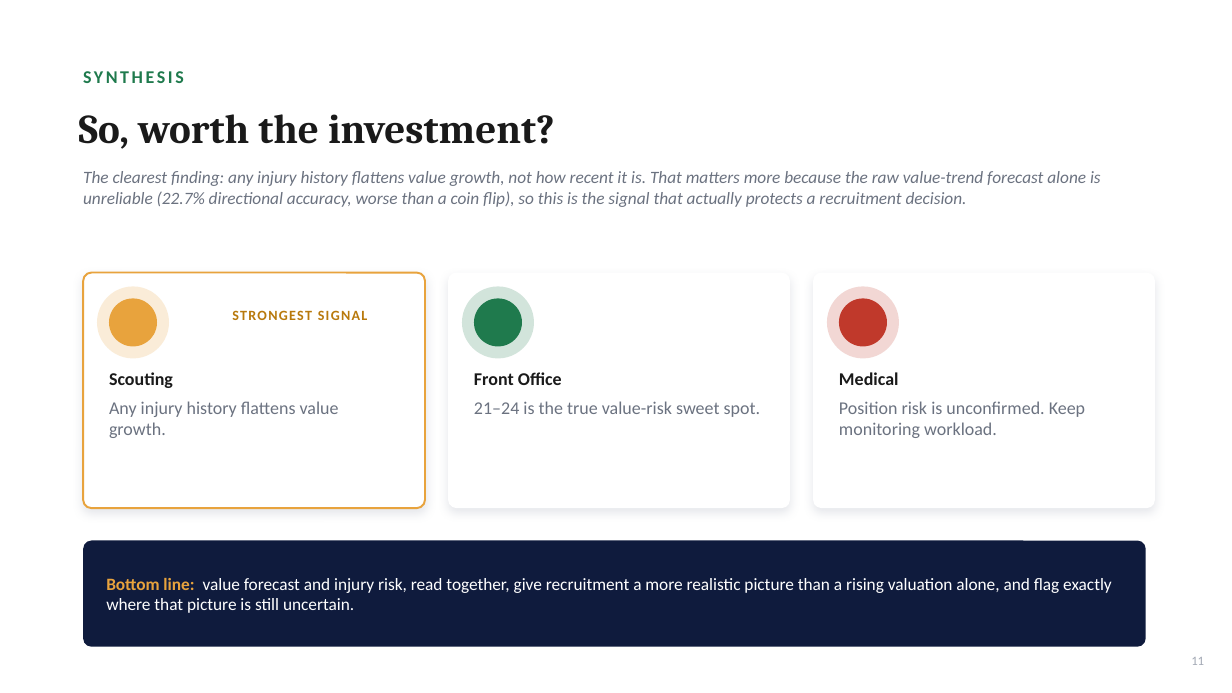
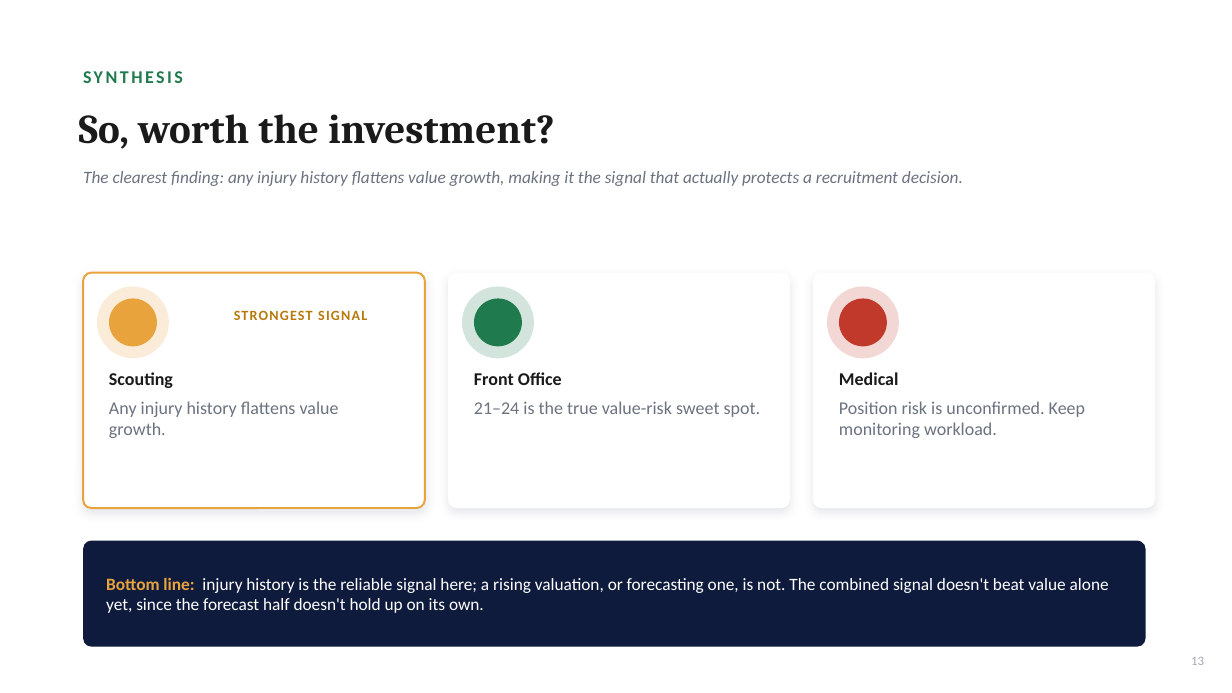
Before and after one commit to Simba90m/capstone_project_worth_the_investment_PL, a slide deck: slide 13 of Worth_the_Investment_Capstone_Skeleton_Final.pptx (slide 11 before the commit). Drawn at 1232x693 pixels with LibreOffice and Linux fonts; fonts in the diff are those of the drawing; background and template pictures are left out. Boxes give left, top, right and bottom in pixels: in the first picture for what was removed or moved away, otherwise in the second. Text is boxed around its words. In the diff, an @@ line names an element or a change of style, - is before the commit and + after.

```diff
--- a/Worth_the_Investment_Capstone_Skeleton_Final.pptx
+++ b/Worth_the_Investment_Capstone_Skeleton_Final.pptx
@@ text at [83, 171, 963, 186]: text changed @@
-The clearest finding: any injury history flattens value growth, not how recent it is. That matters more because the raw value-trend forecast alone is unreliable (22.7% directional accuracy, worse than a coin flip), so this is the signal that actually protects a recruitment decision.
+The clearest finding: any injury history flattens value growth, making it the signal that actually protects a recruitment decision.
@@ text "STRONGEST SIGNAL" at [234, 310, 367, 320]: letter spacing 1 to 0.9 pt @@
@@ text at [106, 578, 1109, 613]: text changed @@
-Bottom line: value forecast and injury risk, read together, give recruitment a more realistic picture than a rising valuation alone, and flag exactly where that picture is still uncertain.
+Bottom line: injury history is the reliable signal here; a rising valuation, or forecasting one, is not. The combined signal doesn't beat value alone yet, since the forecast half doesn't hold up on its own.
@@ text at [1191, 657, 1204, 665]: text changed @@
-11
+13
```
Also in this commit, not shown: 14 other slides changed, 2 slides added.
